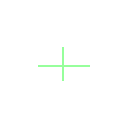
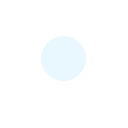
The second (128, 128) image is a revision of the first. Changes to its layers:
"Layer 1": opacity 100% → 60%, painted on it over [38, 36, 90, 81]
